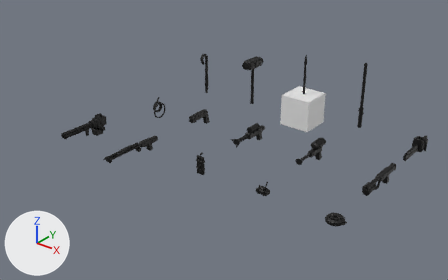
Renders of the Blender file assets/weapons/comic_weapons.blend from each side of a commit.
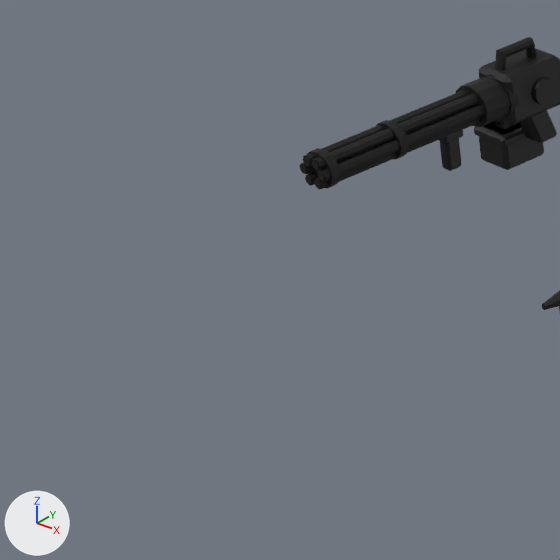
Old and new are each drawn whole from a 50 mm lens placed at (18.9, -31.66, 15.47), pointed at (-0.25, -7.73, 0.64) and again close up on the part from 2% to 24% of the width and 38% to 73% of the height. Arrows for +X, +Y and +Z are at lower left; the lights stay in place. The older version's two pictures come first.

The first close-up shows 'Minigun' and 1 more.
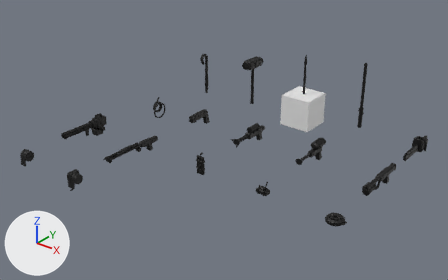
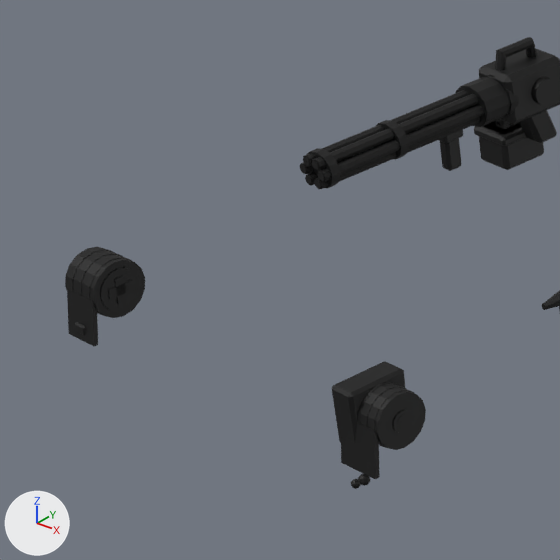
Where the change shows, as pixel boxes [x1, y1, x2, y2] in the close-ups (560 x 560 px):
'Cast', added: after [332, 361, 426, 489]
'Bandage', added: after [65, 247, 145, 346]

Edits to the bpy script that builds the scene:
```text
Add me_cast:
    me_cast.from_pydata(...)  # 720 vertices, 536 faces; spans x -0.291..0.282, y -0.363..0.305, z -0.523..0.436
    me_cast.materials.append(mat_weaponvertexcolor)
Add me_bandage:
    me_bandage.from_pydata(...)  # 504 vertices, 320 faces; spans x -0.238..0.244, y -0.346..0.288, z -0.351..0.408
    me_bandage.materials.append(mat_weaponvertexcolor)
Add ob_cast:
    ob_cast = bpy.data.objects.new('Cast', me_cast)
    ob_cast.location = (-4.0, -15.0, 0.0)
Add ob_bandage:
    ob_bandage = bpy.data.objects.new('Bandage', me_bandage)
    ob_bandage.location = (-8.0, -15.0, 0.0)
```
